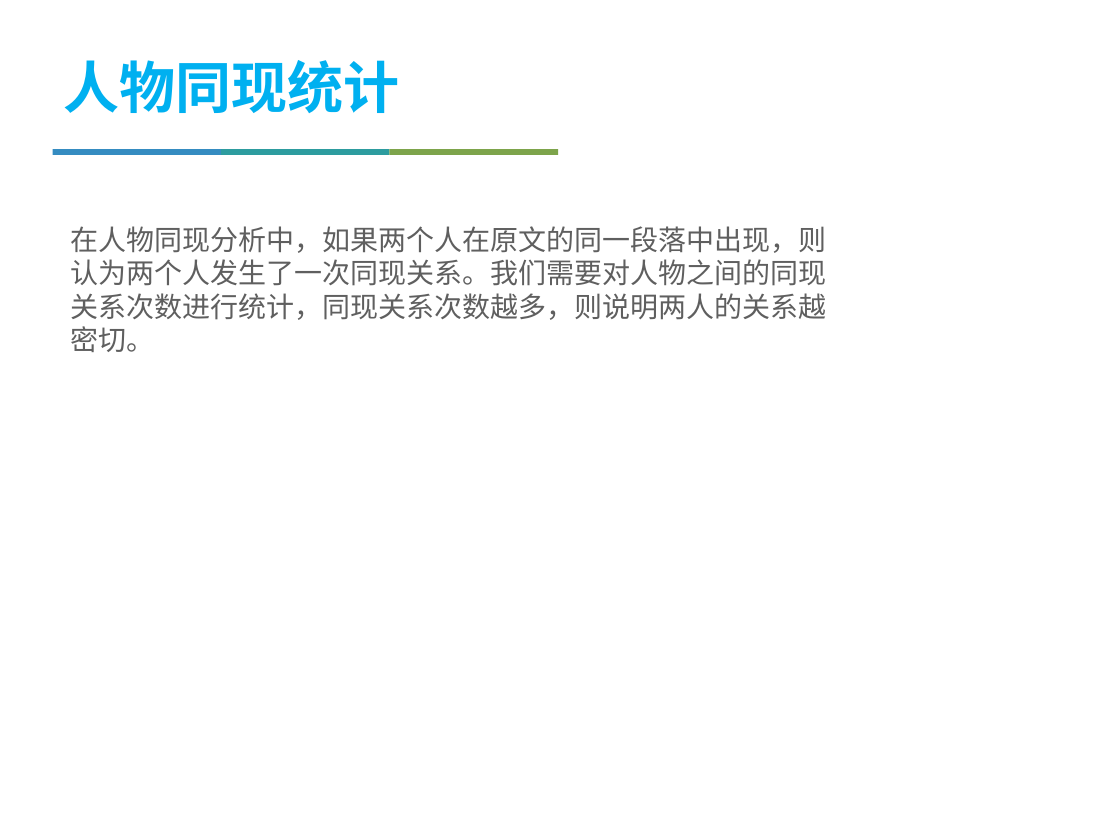
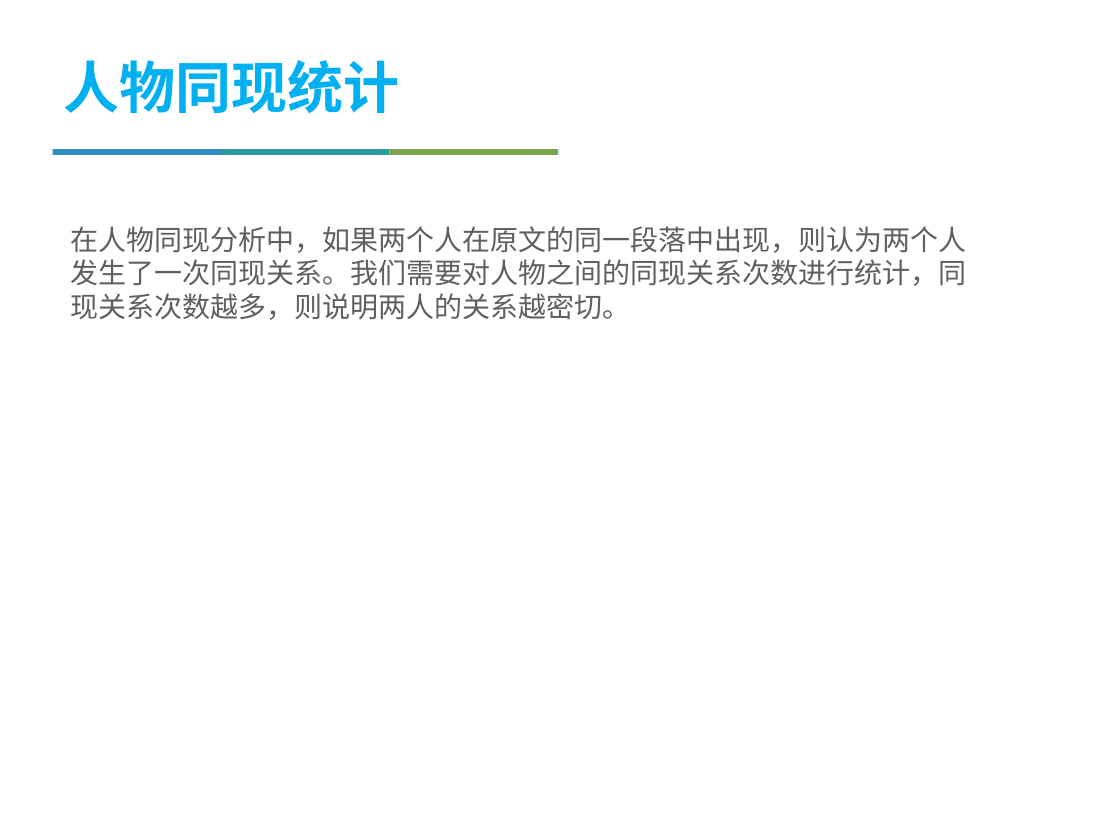
Before and after one commit to jiyizheng/bigdata, a slide deck: slide 10 of mp.pptx. Drawn at 1120x840 pixels with LibreOffice and Linux fonts; fonts in the diff are those of the drawing; background and template pictures are left out. Boxes give left, top, right and bottom in pixels: in the first picture for what was removed or moved away, otherwise in the second. Text is boxed around its words. In the diff, an @@ line names an element or a change of style, - is before the commit and + after.

```diff
--- a/mp.pptx
+++ b/mp.pptx
@@ text "在人物同现分析中，如果两个人在原文的同一段落中出现，则认为两个人发生了一次同现关系。我们需要对人物之间的同现关系次数进行 ..." rewrapped from (x1=71, y1=226, x2=827, y2=352) to (x1=71, y1=226, x2=967, y2=320) @@
```
Also in this commit, not shown: 8 other slides changed, 7 slides added, 10 slides removed, 2 other files.
